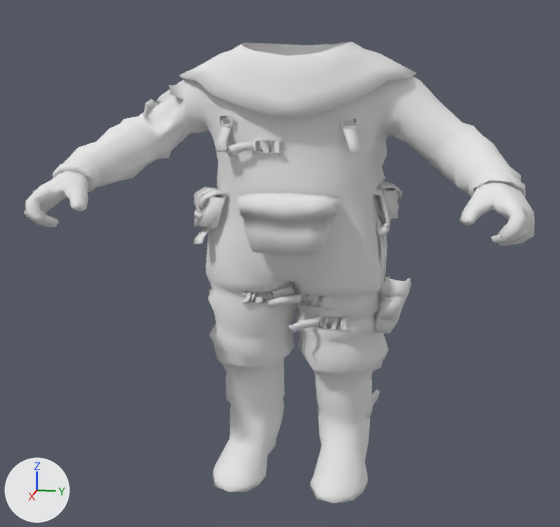
The glTF model zone_assets/model_export/c_zom_dlc0_zom_haz_body2_swellS03_lod0.glb: old version first, new version second.
Before and after are seen from a 50 mm camera at (114.4, 21.1, 64.3) aimed at (3.9, -1.0, 36.7). Arrows for +X, +Y and +Z are at lower left; the lights stay in place. The older version comes first. Vertices at exactly the same position are counted once.

The first picture shows 'surf0', 'surf1'.
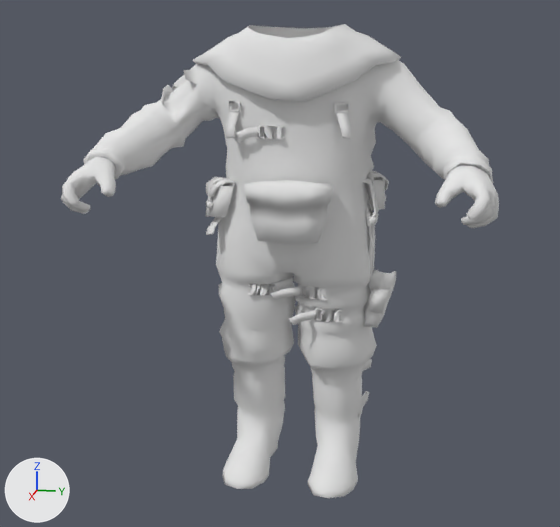
Boxes (x1, y1, x2, y2) around the edits, measured in the pictures (560 x 527 px):
'surf1', reshaped (14% narrower)
    before: (24, 42, 535, 503)
    after: (61, 24, 499, 498)
'surf0', reshaped (14% narrower)
    before: (398, 80, 462, 144)
    after: (385, 64, 440, 129)

The change in detail:
me_mesh_0 is used by ob_surf0; location (0.0, 0.0, 0.0).
me_mesh_0 had 11 vertices, 11 faces and spanned x -3.58..2.53, y 15.57..24.47, z 54.61..63.3.
me_mesh_0 now has 11 vertices, 11 faces and spans x -3.13..2.21, y 13.61..21.38, z 56.57..65.57.
Part 1, on me_mesh_0:
Vertex 0 of me_mesh_0 moves from (1.73, 17.8, 56.45) at pixel (413, 130) to (1.51, 15.55, 58.47) at pixel (397, 115).
Vertex 1 of me_mesh_0 moves from (1.18, 19.11, 58.54) at pixel (423, 115) to (1.03, 16.69, 60.64) at pixel (406, 99).
Vertex 2 of me_mesh_0 moves from (-1.21, 20.58, 60.14) at pixel (434, 102) to (-1.06, 17.98, 62.3) at pixel (416, 87).
Vertex 3 of me_mesh_0 moves from (-3.58, 21.23, 60.31) at pixel (439, 101) to (-3.13, 18.54, 62.47) at pixel (421, 85).
Vertex 4 of me_mesh_0 moves from (0.82, 16.17, 60.38) at pixel (403, 101) to (0.71, 14.13, 62.54) at pixel (389, 85).
Vertex 5 of me_mesh_0 moves from (2.53, 22.55, 56.45) at pixel (447, 130) to (2.21, 19.7, 58.47) at pixel (427, 115).
Vertex 6 of me_mesh_0 moves from (2.35, 20.32, 54.61) at pixel (430, 143) to (2.05, 17.75, 56.57) at pixel (412, 129).
Vertex 7 of me_mesh_0 moves from (0.34, 24.47, 57.53) at pixel (461, 122) to (0.29, 21.38, 59.59) at pixel (440, 107).
Vertex 8 of me_mesh_0 moves from (-3.29, 18.3, 63.3) at pixel (419, 80) to (-2.87, 15.99, 65.57) at pixel (404, 63).
Vertex 9 of me_mesh_0 moves from (-1.06, 17.11, 62.22) at pixel (410, 87) to (-0.93, 14.95, 64.45) at pixel (395, 71).
Vertex 10 of me_mesh_0 moves from (1.04, 15.57, 58.11) at pixel (398, 117) to (0.91, 13.61, 60.19) at pixel (384, 102).
me_mesh_1 is used by ob_surf1; location (0.0, 0.0, 0.0).
me_mesh_1 had 2462 vertices, 4601 faces and spanned x -15.3..23.3, y -33.2..33.4, z 0.0..68.9.
me_mesh_1 now has 2462 vertices, 4601 faces and spans x -13.4..20.3, y -29.0..29.2, z 0.0..71.3.
me_mesh_1 part 2: the whole mesh is multiplied about the mesh origin by the matrix ((0.874, 0.0, 0.0), (0.0, 0.874, 0.0), (0.0, 0.0, 1.036)).
